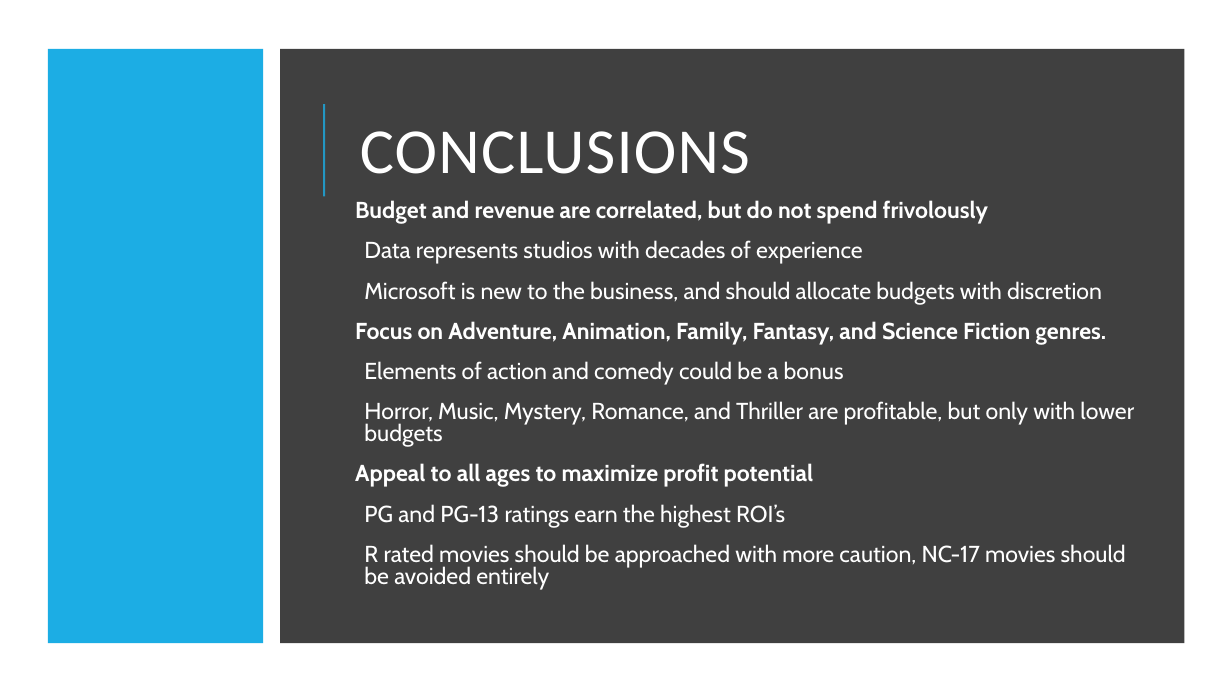
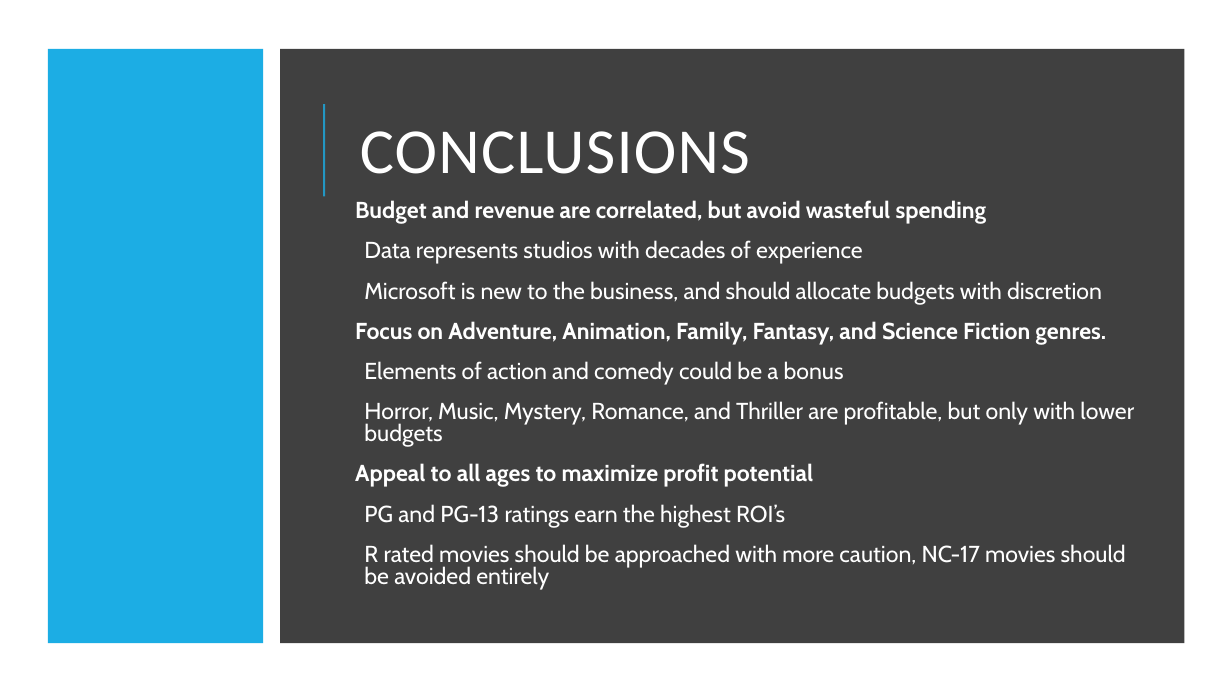
Before and after one commit to Drymander/dsc-phase-1-project, a slide deck: slide 10 of images/Box Office Analysis.pptx. Drawn at 1232x693 pixels with LibreOffice and Linux fonts; fonts in the diff are those of the drawing. Boxes give left, top, right and bottom in pixels: in the first picture for what was removed or moved away, otherwise in the second. Text is boxed around its words. In the diff, an @@ line names an element or a change of style, - is before the commit and + after.

```diff
--- a/images/Box Office Analysis.pptx
+++ b/images/Box Office Analysis.pptx
@@ text at [355,200,987,224]: text changed @@
-Budget and revenue are correlated, but do not spend frivolously
+Budget and revenue are correlated, but avoid wasteful spending
```
Also in this commit, not shown: 1 other slide changed, 10 other files.
